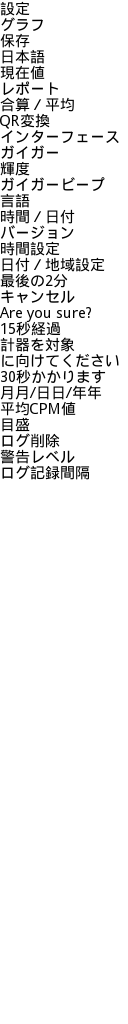
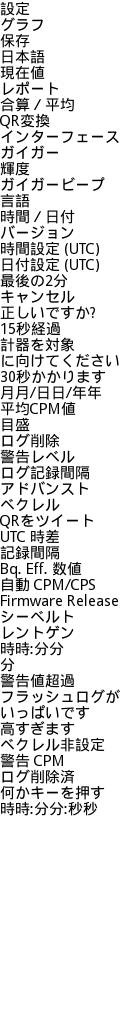
Layered file, before and after one edit (128 × 1024). Changes by layer:
painted on "設定 ..." over [0,243,120,816]
